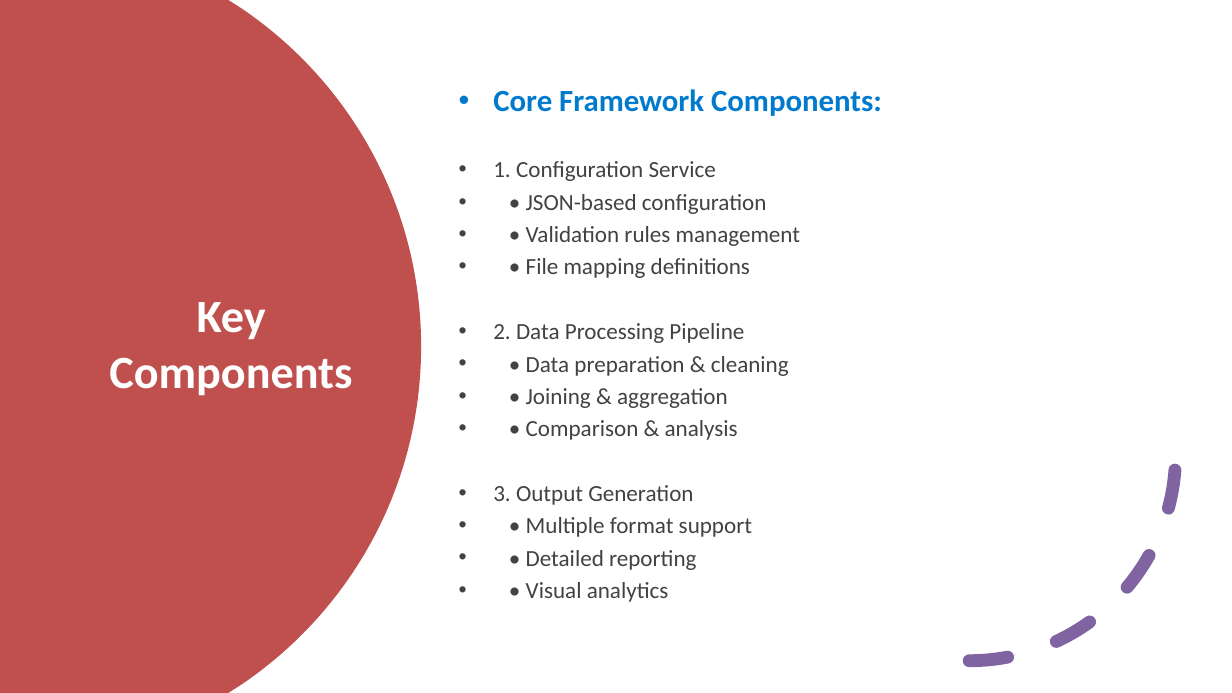
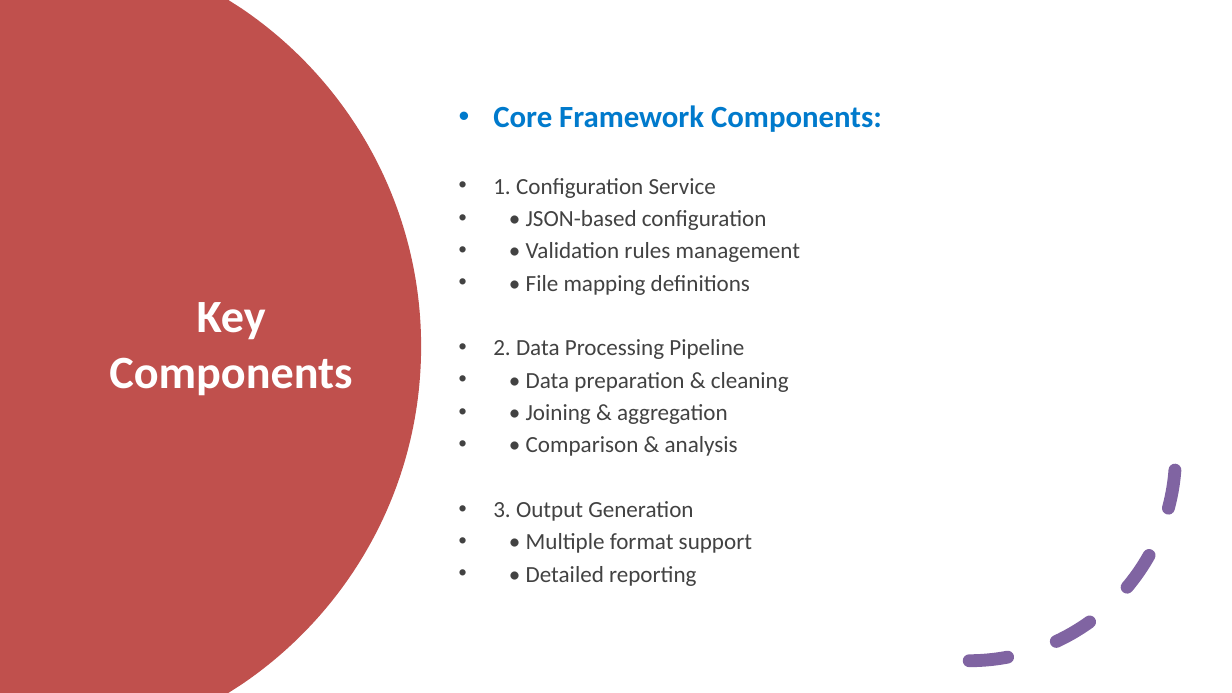
Before and after one commit to AvaniHS/data-validation-tool, a slide deck: slide 5 of documentation/Data_Validation_Tool_Overview.pptx. Drawn at 1232x693 pixels with LibreOffice and Linux fonts; fonts in the diff are those of the drawing. Boxes give left, top, right and bottom in pixels: in the first picture for what was removed or moved away, otherwise in the second. Text is boxed around its words. In the diff, an @@ line names an element or a change of style, - is before the commit and + after.

```diff
--- a/documentation/Data_Validation_Tool_Overview.pptx
+++ b/documentation/Data_Validation_Tool_Overview.pptx
@@ text at (526, 582, 669, 602): paragraph removed @@
-• • Visual analytics
```
Also in this commit, not shown: 1 other slide changed, 33 other files.
